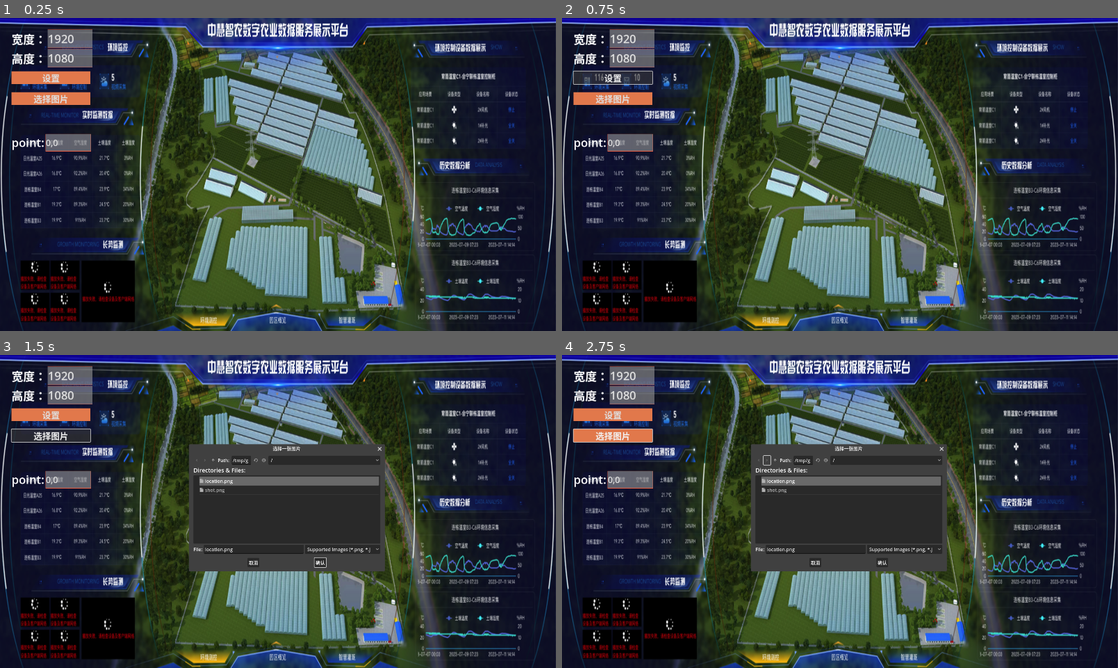
Above: before the commit, frames 1-4 (two rows, left to right).
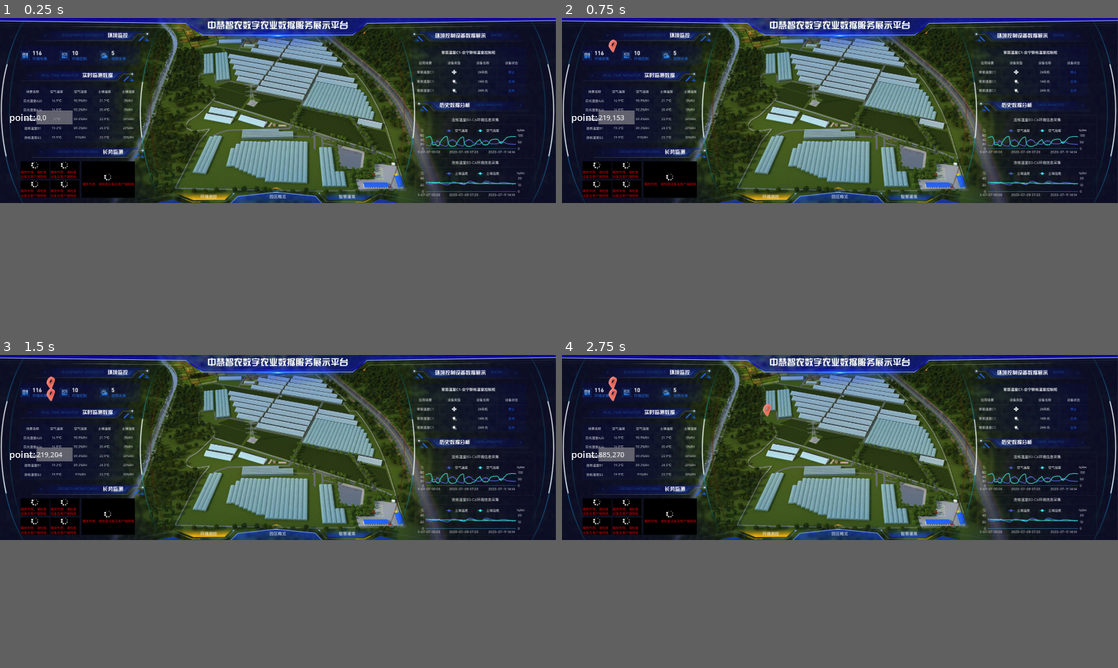
Above: after the commit, the same moments.

Repository: hilanmiao/godot-get-point
Game: Godot game, scene res://node_2d.tscn
Two runs of this game, one before a commit and one after it. Both use one fixed random seed, a clock stepped at 60 frames per second and the inputs below.
Inputs (mouse positions are in pixels of both pictures, inside the frame that each line leads up to):
- Up to frame 1 (0.25 s): no input
- Up to frame 2 (0.75 s): click (612, 77) at 0.5 s, where only the run before the commit has a clickable "设置"
- Up to frame 3 (1.5 s): click (50, 436) at 1.25 s, where only the run before the commit has a clickable "选择图片"
- Up to frame 4 (2.75 s): click (767, 461) at 2.02 s
The window is 800x450 before the commit and 800x266 after it. Grey fills any space a smaller window leaves; there, only what the larger window draws over its background counts as a difference.

The runs differ from the first frame. In frame 1, 72% of the frame differs, in the area x 0-100%, y 0-100%; in frame 2, 72%; in frame 3, 73%; in frame 4, 73%.

Commit message:
feature: 设置轴心点

Diff:
--- a/node_2d.gd
+++ b/node_2d.gd
@@ -100,8 +100,10 @@
 	var sprite = Sprite2D.new()
 	var icon = preload("res://location.png")
 	sprite.set_texture(icon)
-	sprite.scale = Vector2(0.3, 0.3)
+	sprite.scale = Vector2(0.5, 0.5)
 	sprite.position = event.position
+	print(sprite.get_rect())
+	sprite.offset = Vector2(0, -64)
 	add_child(sprite)
 
 	# 粘贴板
--- a/node_2d.tscn
+++ b/node_2d.tscn
@@ -12,8 +12,8 @@
 script = ExtResource("1_us28c")
 
 [node name="TextureRect" type="TextureRect" parent="."]
-offset_right = 1920.0
-offset_bottom = 1080.0
+offset_right = 2400.0
+offset_bottom = 800.0
 texture = ExtResource("2_yvxgf")
 expand_mode = 1
 
@@ -21,6 +21,7 @@
 layer = 2
 
 [node name="VBoxContainer" type="VBoxContainer" parent="CanvasLayerHUD"]
+visible = false
 offset_left = 40.0
 offset_top = 40.0
 offset_right = 314.0
@@ -53,6 +54,7 @@
 theme = ExtResource("2_nu067")
 
 [node name="ButtonSetting" type="Button" parent="CanvasLayerHUD"]
+visible = false
 offset_left = 40.0
 offset_top = 184.0
 offset_right = 312.0
@@ -63,6 +65,7 @@
 text = "设置"
 
 [node name="ButtonFile" type="Button" parent="CanvasLayerHUD"]
+visible = false
 offset_left = 40.0
 offset_top = 256.0
 offset_right = 312.0
--- a/project.godot
+++ b/project.godot
@@ -17,8 +17,8 @@
 
 [display]
 
-window/size/viewport_width=1920
-window/size/viewport_height=1080
+window/size/viewport_width=2400
+window/size/viewport_height=800
 window/stretch/mode="viewport"
 
 [rendering]
